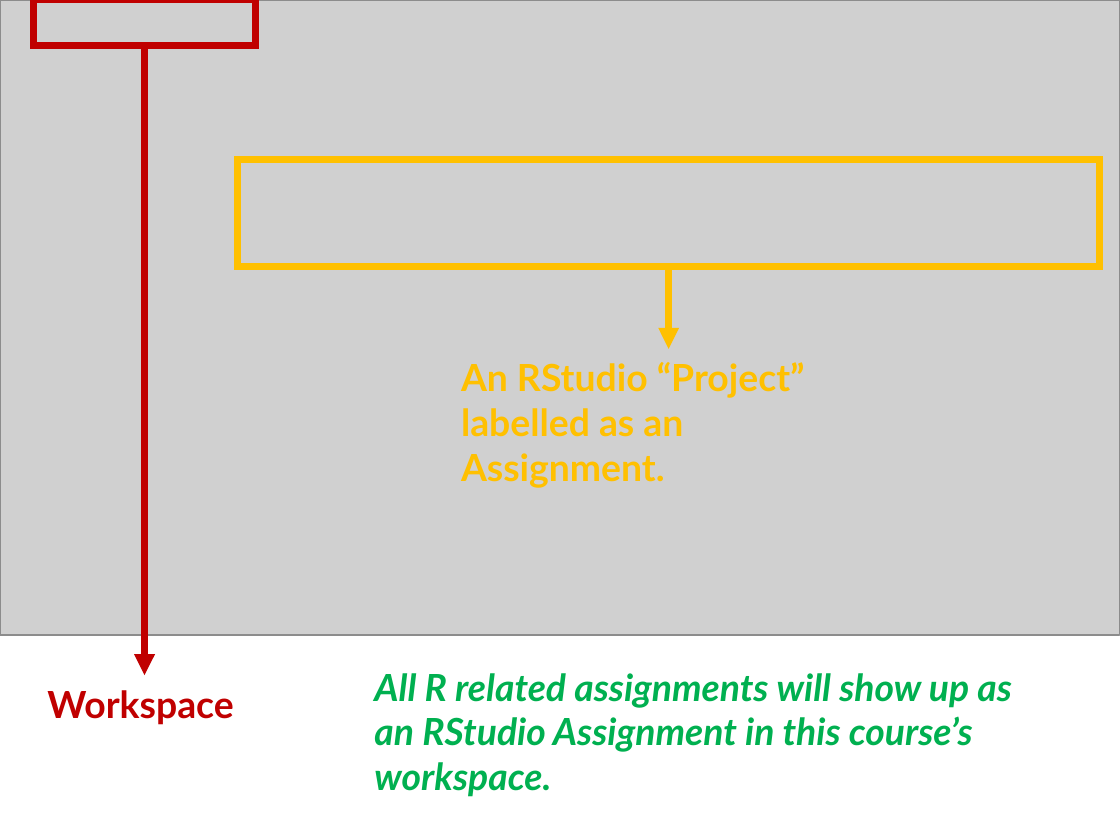
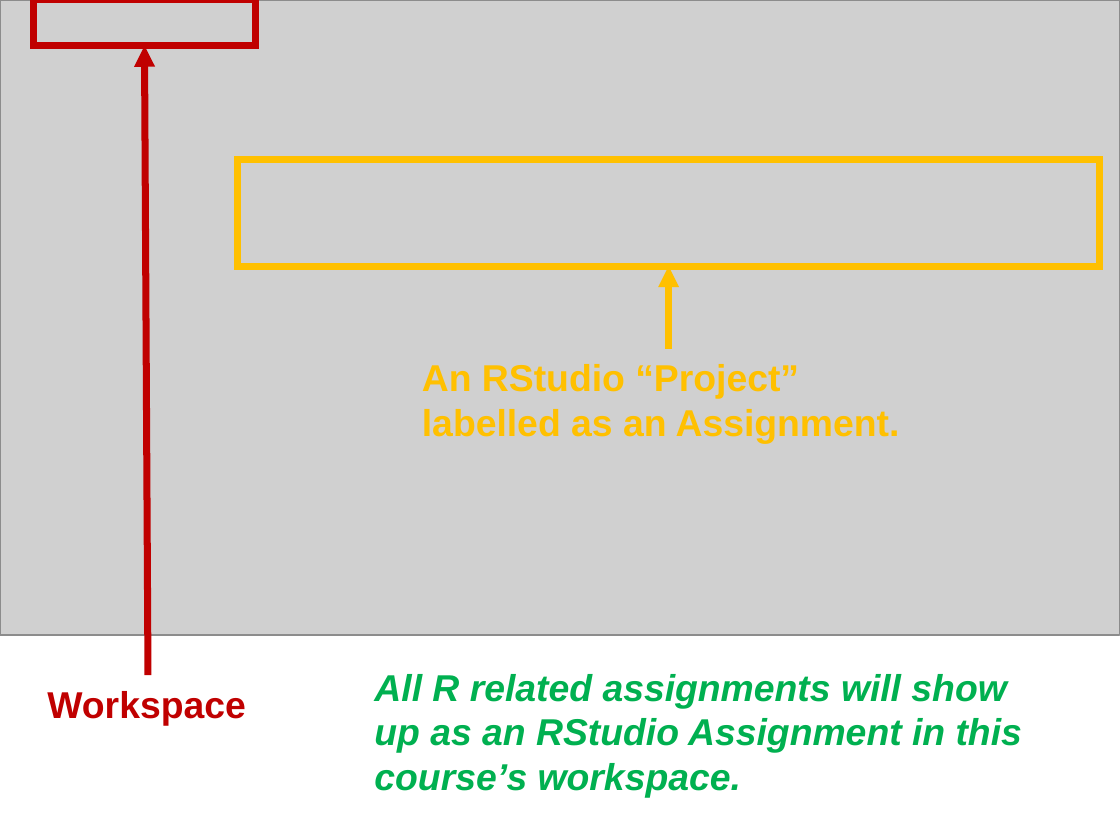
Before and after one commit to upmathematics/mth-161d-sp25, a slide deck: slide 1 of docs/lessons/1.3-mth161-r-and-r-studio/basic-parts-of-posit-cloud.pptx. Drawn at 1120x840 pixels with LibreOffice and Linux fonts; fonts in the diff are those of the drawing; grey boxes stand for pictures. Boxes give left, top, right and bottom in pixels: in the first picture for what was removed or moved away, otherwise in the second. Text is boxed around its words. In the diff, an @@ line names an element or a change of style, - is before the commit and + after.

```diff
--- a/docs/lessons/1.3-mth161-r-and-r-studio/basic-parts-of-posit-cloud.pptx
+++ b/docs/lessons/1.3-mth161-r-and-r-studio/basic-parts-of-posit-cloud.pptx
@@ arrow moved from (144, 46) - (144, 675) to (144, 46) - (148, 675) @@
@@ arrow (144, 46) - (148, 675): arrowheads changed @@
@@ arrow (669, 267) - (669, 348): arrowheads changed @@
@@ font Lato to Arial in 3 elements at <box>374,674,1022,798</box>, <box>47,691,246,725</box>, <box>422,364,900,444</box> @@
@@ text "An RStudio “Project” labelled as ...": place and size @@
-text "An RStudio “Project” labelled as ..." at <box>461,362,805,488</box>
+text "An RStudio “Project” labelled as ..." at <box>422,364,900,444</box>
```
Also in this commit, not shown: 29 other files.
